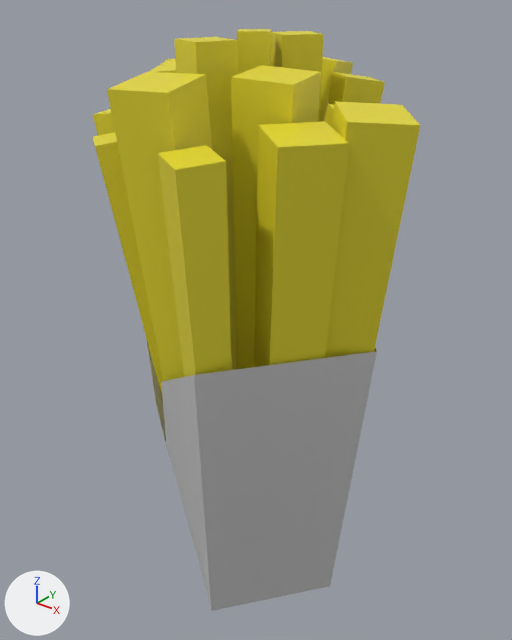
The COLLADA model object/french_fries.dae, before and after one commit.
One viewpoint serves both versions: a 50 mm lens placed at (1.54, -1.92, 2.19), pointed at (0.04, -0.05, 1.03). The axes (+X, +Y, +Z) are drawn at lower left. The lights are the same throughout. Where no turn or scale is listed for an object, it has been applied to the vertices.
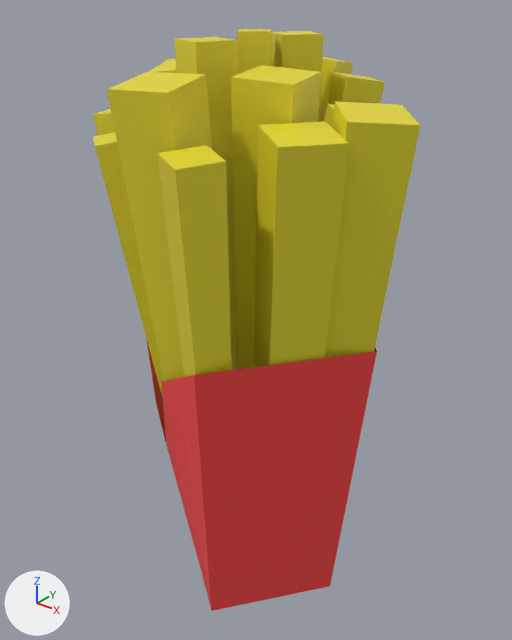
Edits to the scene script, one JSON object a line:
```json
{"op": "set", "path": "mat_case_a.metallic", "old": "0.5", "new": "0.0"}
{"op": "set", "path": "mat_case_a.base_color", "old": "(0.8, 0.8, 0.8)", "new": "(1.0, 0.063, 0.063)", "note": "white #e7e7e7 -> red #ff4747"}
{"op": "set", "path": "mat_case_b.metallic", "old": "0.5", "new": "0.0"}
{"op": "set", "path": "mat_case_b.base_color", "old": "(0.8, 0.8, 0.8)", "new": "(1.0, 0.063, 0.063)", "note": "white #e7e7e7 -> red #ff4747"}
```

Location of each change, (x1, y1, x2, y2) in pixels of the pictures (512 x 640 px):
```json
{"object": "Cube.003", "change": "recoloured, surface changed", "before": [147, 342, 377, 611], "after": [147, 342, 377, 611], "on screen": "white to red"}
```
